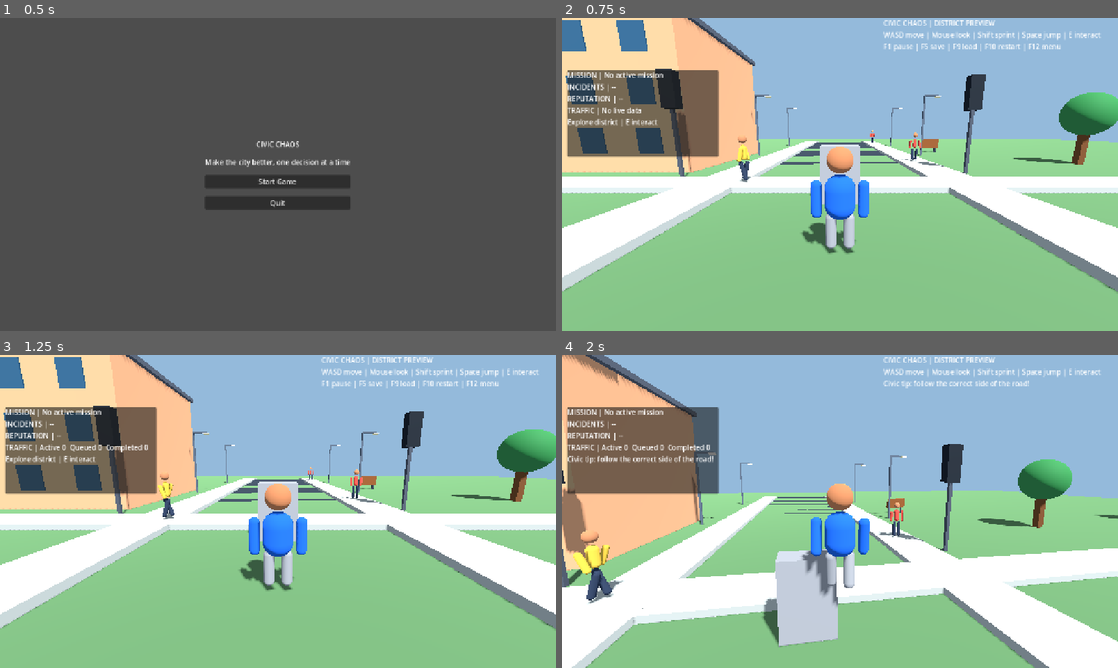
Above: before the commit, frames 1-4 (two rows, left to right).
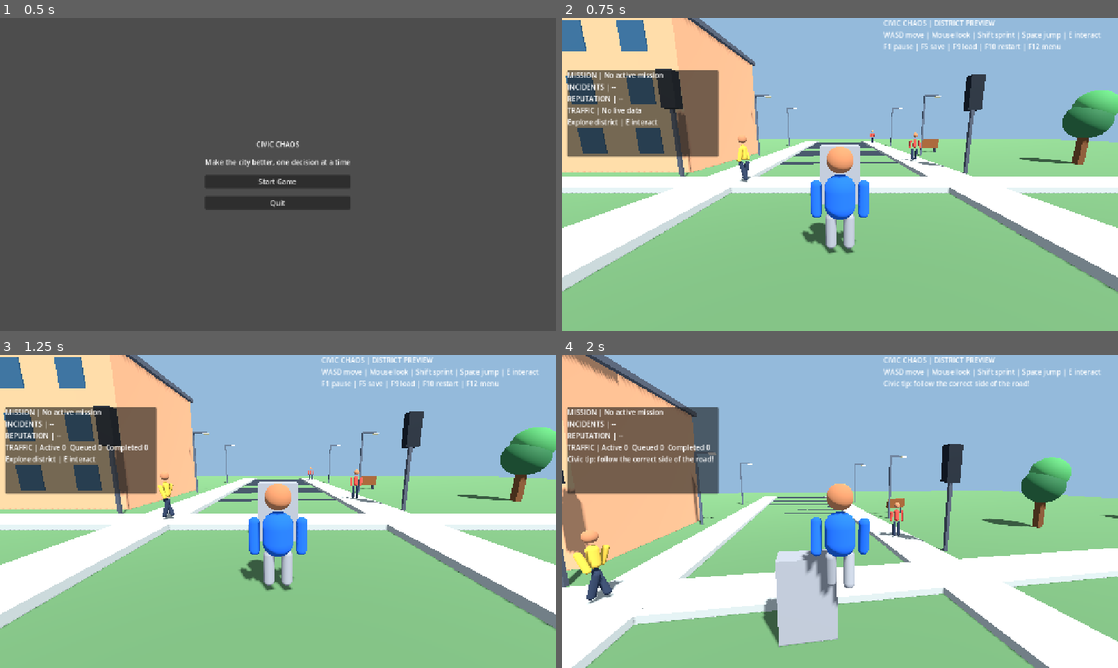
Above: after the commit, the same moments.

Repository: gauravprajapat-23/civic-chaos
Game: Godot game, scene res://scenes/core/menu.tscn
Two runs of this game, one before a commit and one after it. Both use one fixed random seed, a clock stepped at 60 frames per second and the inputs below.
Inputs (mouse positions are in pixels of both pictures, inside the frame that each line leads up to):
- Up to frame 1 (0.5 s): no input
- Up to frame 2 (0.75 s): click "Start Game" at 0.5 s
- Up to frame 3 (1.25 s): no input
- Up to frame 4 (2 s): tap Enter at 1.25 s; move the mouse to (867, 511) at 1.27 s; hold W (move_forward) from 1.28 s (still down); hold E (interact) from 1.28 s (still down); tap Space (jump) at 1.52 s

Frame 1 is identical in both runs. In frame 2, 0.4% of the frame differs, in the area x 81-100%, y 23-46%; in frame 3, 0.4%; in frame 4, 0.4%.
Error in both runs: Out of bounds get index '4' (on base: 'Array') (res://scripts/world/neighborhood.gd:32)

Commit message:
feat(graphics): add layered foliage to street trees

Diff:
--- a/scripts/world/street_furniture.gd
+++ b/scripts/world/street_furniture.gd
@@ -93,7 +93,8 @@
     root.position = location
     add_child(root)
     _box(root, "Trunk", Vector3(0, 1.15, 0), Vector3(0.4, 2.3, 0.4), Color(0.40, 0.25, 0.14))
-    _sphere(root, "Canopy", Vector3(0, 3.25, 0), 1.35, Color(0.20, 0.47, 0.25))
+    _sphere(root, "LowerCanopy", Vector3(0, 2.85, 0), 1.15, Color(0.18, 0.39, 0.23))
+    _sphere(root, "UpperCanopy", Vector3(0.25, 3.65, 0.1), 1.05, Color(0.27, 0.55, 0.30))
 
 func _bench(location: Vector3) -> void:
     var root := Node3D.new()
